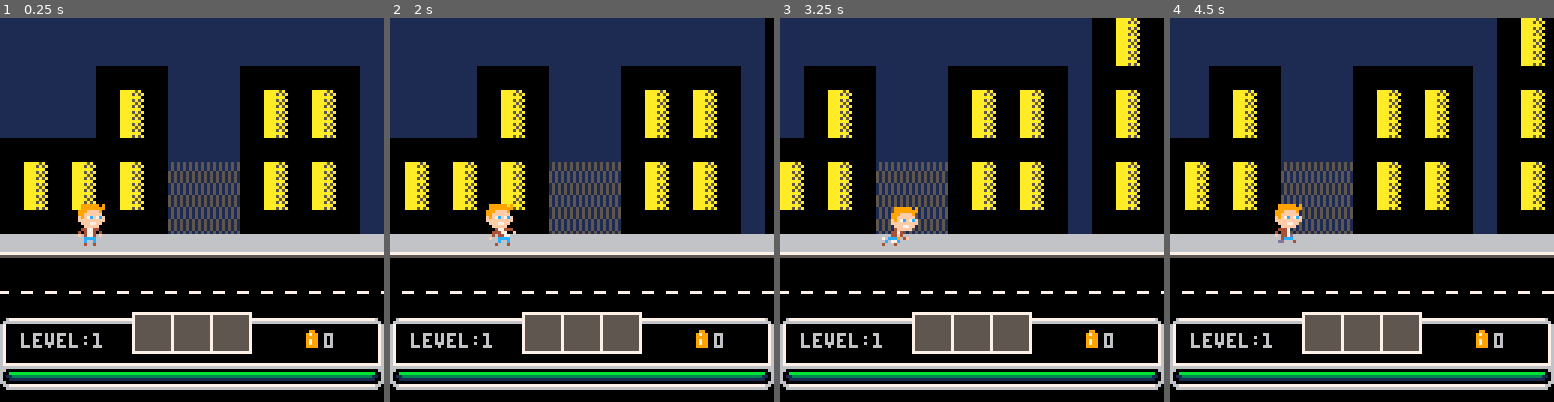
Above: before the commit, frames 1-4 (left to right).
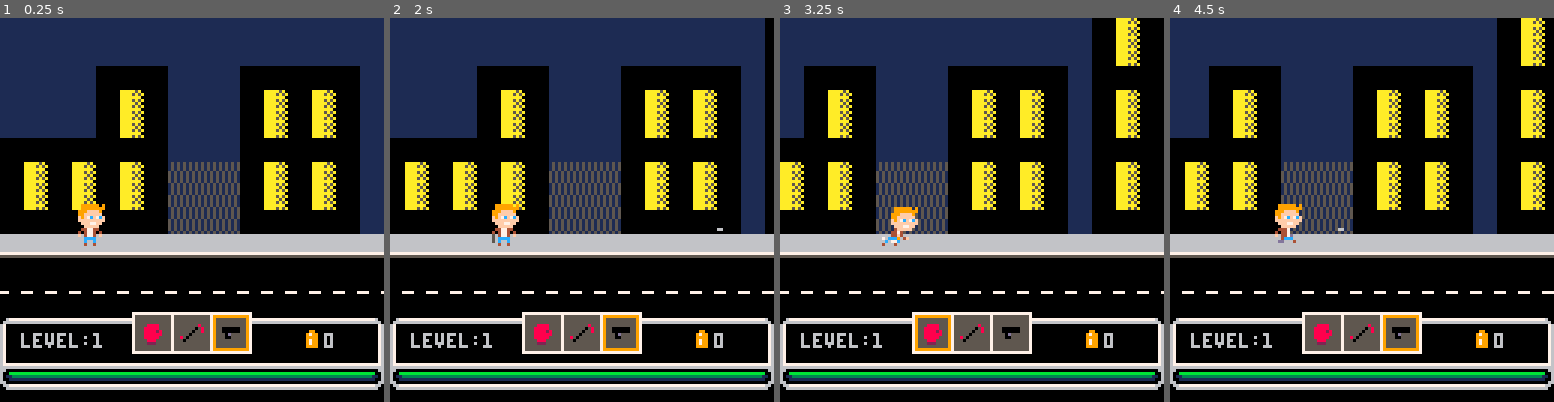
Above: after the commit, the same moments.

Repository: NicolaMigliore/zombie
Game: PICO-8 cartridge zombie.p8
Same seed, same stepped clock (60 frames per second), same inputs: the game is played once before the commit and once after it.
Inputs:
- Up to frame 1 (0.25 s): no input
- Up to frame 2 (2 s): tap X (X key) at 0.33, 1.07, 1.85 s; tap O (Z key) at 0.7, 1.7 s; hold Right from 1.6 s (still down)
- Up to frame 3 (3.25 s): release Right at 2.1 s; tap O (Z key) at 2.1, 2.5, 2.9 s; hold Up 2.15-2.42 s; hold Right 2.47-3.03 s; tap X (X key) at 2.97 s; hold Left from 3.08 s (still down)
- Up to frame 4 (4.5 s): tap O (Z key) at 3.3, 3.7, 4.1 s; release Left at 3.58 s; hold Down 3.63-3.97 s; hold Right from 4.02 s (still down); tap X (X key) at 4.08 s

The runs differ from the first frame. In frame 1, 0.6% of the frame differs, in the area x 37-65%, y 77-87%; in frame 2, 1.0%, in the area x 25-87%, y 48-87%; in frame 3, 0.6%; in frame 4, 0.6%.

Commit message:
WIP item use

Diff:
--- a/ECS/components.lua
+++ b/ECS/components.lua
@@ -11,7 +11,7 @@
         z = _z or 1,
         w = _w or 16,
         h = _h or 16,
-        dx = 0,
+        dx = 1,
         dy = 0,
     }
     return p
@@ -22,12 +22,11 @@
 -- @param _flip_x | boolean to describe if the sprite should be flipped on the x axis
 -- @param _flip_y | boolean to describe if the sprite should be flipped on the y axis
 -- @param _palette_replace | list of couples of colors to replace in the form {{c1,c2}}
-function new_sprite(_sprite,_flip_x,_flip_y,_palette_replace)
+function new_sprite(_sprite,_flip_x,_flip_y)
     local s = {
         sprite = _sprite,
         flip_x = _flip_x or false,
         flip_y = _flip_y or false,
-        -- palette_replace = _palette_replace
     }
     return s
 end
--- a/ECS/entities/bullet.lua
+++ b/ECS/entities/bullet.lua
@@ -0,0 +1,54 @@
+function spawn_bullet(_x,_dir)
+    local bullet_speed = _dir > 0 and 2 or -2
+    _x = _dir > 0 and _x+10 or _x-2
+    local bullet_hitbox = {
+        travel = { ox=0, oy=0, w=2, h=1 },
+        hit = { ox=0, oy=0, w=2, h=1 },
+    }
+
+    local bullet_states = {
+        travel = function(_e)
+            return "hit"
+        end,
+        hit = function(_e)
+            return "travel"
+            --del(entities,_e)
+        end,
+    }
+
+    local bullet = new_entity({
+        kind="bullet",
+        position = new_position(_x,70,2,1),
+        sprite = new_sprite({
+            x = 8,
+            y = 96,
+            w = 2,
+            h = 1,
+            pal_rep = {{10,6}},
+        }),
+        intention = new_intention(),
+        control = new_control({spd_x = bullet_speed, control_func = bullet_control}),
+        triggers = {
+            new_trigger(0,0,2,1,onbullethit,'once')
+        },
+        state = new_state(bullet_states,"travel"),
+        battle = new_battle(bullet_hitbox,{},{damage=100}),
+    })
+    add(entities,bullet)
+end
+
+function bullet_control(_e)
+    _e.position.x += _e.control.spd_x
+
+    -- delete bullet after a certain distance
+    if(abs(_e.position.x - player.position.x)>130) del(entities,_e)
+
+end
+
+function onbullethit(_e,_o)
+    if _o.kind == "zombie" then
+        _e.state.previous = _e.state.current
+        _e.state.current = "hit"
+        -- del(entities,_e)
+    end
+end
--- a/ECS/entities/player.lua
+++ b/ECS/entities/player.lua
@@ -70,7 +70,47 @@
             },
             speed = 0.2,
             loop = false,
-        }
+        },
+        swing_right = {
+            frames = {
+                {x=16,y=0,w=16,h=16},
+                {x=80,y=32,w=16,h=16},
+                {x=96,y=32,w=16,h=16},
+                {x=112,y=32,w=16,h=16},
+                {x=0,y=48,w=16,h=16},
+                {x=16,y=48,w=16,h=16},
+                {x=32,y=48,w=16,h=16},
+                {x=32,y=48,w=16,h=16},
+            },
+            speed = 0.2,
+            loop = false,
+        },
+        swing_left = {
+            frames = {
+                {x=16,y=0,w=16,h=16},
+                {x=80,y=32,w=16,h=16},
+                {x=96,y=32,w=16,h=16},
+                {x=112,y=32,w=16,h=16},
+                {x=0,y=48,w=16,h=16},
+                {x=16,y=48,w=16,h=16},
+                {x=32,y=48,w=16,h=16},
+                {x=32,y=48,w=16,h=16},
+            },
+            speed = 0.2,
+            loop = false,
+        },
+        shoot = {
+            frames = {
+                {x=16,y=0,w=16,h=16},
+                {x=64,y=0,w=16,h=16},
+                {x=80,y=0,w=16,h=16},
+                {x=96,y=0,w=16,h=16},
+                {x=112,y=0,w=16,h=16},
+
+            },
+            speed = 0.2,
+            loop = false,
+        },
     }
     local player_states = {
         idle = function(_e)
@@ -82,7 +122,7 @@
             if _e.intention.x then
                 _e.intention.right=false
                 _e.intention.left=false
-                return _e.position.dx > 0 and "punch_right" or "punch_left"
+                return get_player_attack_state(_e)
             end
 
             -- return current state
@@ -117,7 +157,7 @@
             if _e.intention.x then
                 _e.intention.right=false
                 _e.intention.left=false
-                return _e.position.dx > 0 and "punch_right" or "punch_left"
+                return get_player_attack_state(_e)
             end
             -- keep moving
             if(_e.intention.right) _e.position.dx = 1 return "run"
@@ -143,6 +183,37 @@
 
             -- keep punching
             return "punch_left"
+        end,
+        swing_right = function(_e)
+            local attack_ended = _e.animation.anim_i > #_e.animation.animations["swing_right"].frames
+
+            -- idle
+            if(attack_ended) return "idle"
+
+            -- keep swinging
+            return "swing_right"
+        end,
+        swing_left = function(_e)
+            local attack_ended = _e.animation.anim_i > #_e.animation.animations["swing_left"].frames
+
+            -- idle
+            if(attack_ended) return "idle"
+
+            -- keep swinging
+            return "swing_left"
+        end,
+        shoot = function(_e)
+            local attack_ended = _e.animation.anim_i > #_e.animation.animations["shoot"].frames
+
+            -- idle
+            if(attack_ended) return "idle"
+
+            local anim_perch = _e.animation.anim_i/#_e.animation.animations["shoot"].frames
+            -- shoot the buller
+            if(anim_perch == 0.8 ) spawn_bullet(_e.position.x, _e.position.dx)
+
+            -- keep punching
+            return "shoot"
         end,
     }
     local player_hurtboxes = {
@@ -150,10 +221,15 @@
         run = { ox=5, oy=3, w=5, h=12 },
         punch_right = { ox=5, oy=3, w=5, h=12 },
         punch_left = { ox=5, oy=3, w=5, h=12 },
+        swing_left = { ox=5, oy=3, w=5, h=12 },
+        swing_left = { ox=5, oy=3, w=5, h=12 },
+        shoot = { ox=5, oy=3, w=5, h=12 },
     }
     local player_hitboxes = {
         punch_left = { ox=0, oy=8, w=3, h=4 },
-        punch_right = { ox=12, oy=8, w=3, h=4 }
+        punch_right = { ox=12, oy=8, w=3, h=4 },
+        swing_left = { ox=-2, oy=8, w=5, h=4 },
+        swing_right = { ox=12, oy=8, w=5, h=4 },
     }
 
     player = new_entity({
@@ -161,7 +237,6 @@
         position = new_position(22,60,16,16,2),
         sprite = new_sprite({x=16,y=0,w=16,h=16}),
         animation = new_animation(player_animation,"idle"),
-        -- control = new_control(⬅️,➡️,nil,nil,0.7,0,🅾️,❎,player_contol),
         control = new_control({
             left = ⬅️,
             right = ➡️,
@@ -180,13 +255,19 @@
         inventory = new_inventory(3,true,50,96,{})
     })
     add(entities,player)
+    loot()
 end
 
 function player_contol(_e)
     -- player attack
     _e.intention.x = btnp(_e.control.x)
 
-    local is_attacking = _e.state.current == "punch_right" or _e.state.current == "punch_left"
+    local is_attacking =
+        _e.state.current == "punch_right" or
+        _e.state.current == "punch_left" or
+        _e.state.current == "swing_right" or
+        _e.state.current == "swing_left" or
+        _e.state.current == "shoot"
 
     -- player movement
     _e.intention.left = not is_attacking and btn(_e.control.left)
@@ -215,19 +296,52 @@
     end
 end
 
+function get_player_attack_state(_e)
+    local equipped_item = _e.inventory.items[_e.inventory.active_i]
+    -- hand
+    if(equipped_item == nil) return _e.position.dx > 0 and "punch_right" or "punch_left"
+    if(equipped_item.kind == "gloves") return _e.position.dx > 0 and "punch_right" or "punch_left"
+
+    -- crowbar
+    if(equipped_item.kind == "crowbar") return _e.position.dx > 0 and "swing_right" or "swing_left"
+
+    -- gun
+    if(equipped_item.kind == "gun") return "shoot"
+end
+
 function loot()
+    ---
+    local gloves = new_entity({
+        kind = "gloves",
+        sprite = new_sprite({x=0,y=104,w=8,h=8}),
+    })
+    local crowbar = new_entity({
+        kind = "crowbar",
+        sprite = new_sprite({x=0,y=8,w=8,h=8}),
+    })
+    local gun = new_entity({
+        kind = "gun",
+        sprite = new_sprite({x=8,y=0,w=8,h=8}),
+    })
+    add(player.inventory.items,gloves) player.inventory.active_i = 1
+    add(player.inventory.items,crowbar) player.inventory.active_i = 2
+    add(player.inventory.items,gun) player.inventory.active_i = 3
+    ---
     local r = rnd()
     if(r > 0.1) return
 
     if(r > 0.03) player.battle.health = min(player.battle.health+10, 200) return
 
     local gloves = new_entity({
+        kind = "gloves",
         sprite = new_sprite({x=0,y=104,w=8,h=8}),
     })
     local crowbar = new_entity({
+        kind = "crowbar",
         sprite = new_sprite({x=0,y=8,w=8,h=8}),
     })
     local gun = new_entity({
+        kind = "gun",
         sprite = new_sprite({x=8,y=0,w=8,h=8}),
     })
 
--- a/ECS/entities/zombie.lua
+++ b/ECS/entities/zombie.lua
@@ -155,8 +155,7 @@
     }
     local zombie_hurtboxes = {
         idle = { ox=4, oy=3, w=7, h=12 },
-        run_right = { ox=4, oy=3, w=7, h=12 },
-        run_left = { ox=4, oy=3, w=7, h=12 },
+        run = { ox=4, oy=3, w=7, h=12 },
         attack_right = { ox=4, oy=3, w=7, h=12 },
         attack_left = { ox=4, oy=3, w=7, h=12 },
     }
@@ -174,7 +173,8 @@
         control = new_control({spd_x = 0.2}),
         -- collider = new_collider(5,3,5,12,{spd_x=0.5}),
         battle = new_battle(zombie_hitboxes,zombie_hurtboxes,{health=100, damage=5}),
-        triggers = {new_trigger(-68,0,140,10, zombie_onplayerspot, 'once')}
+        triggers = {new_trigger(-68,0,140,10, zombie_onplayerspot, 'once')},
+        collider = new_collider(4,3,7,12,{}),
     })
     add(entities, new_zombie)
 end
--- a/zombie.p8
+++ b/zombie.p8
@@ -18,6 +18,7 @@
 #include ecs/entities/camera.lua
 #include ecs/entities/player.lua
 #include ecs/entities/zombie.lua
+#include ecs/entities/bullet.lua
 
 __gfx__
 00000000eeeeeeee0000000000000000000000000000000000000000000000000000000000000000000000000000000000000000000000000000000000000000
